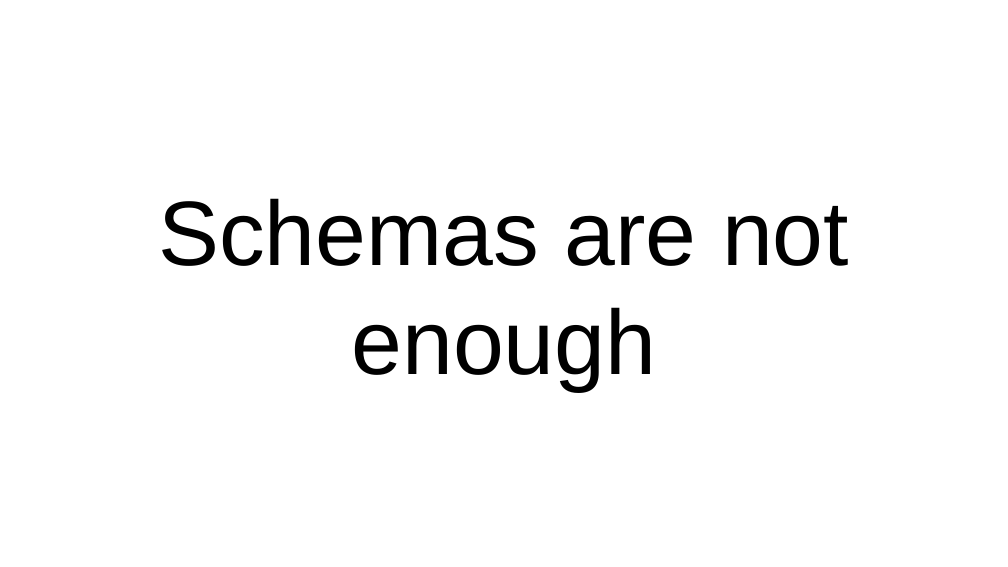
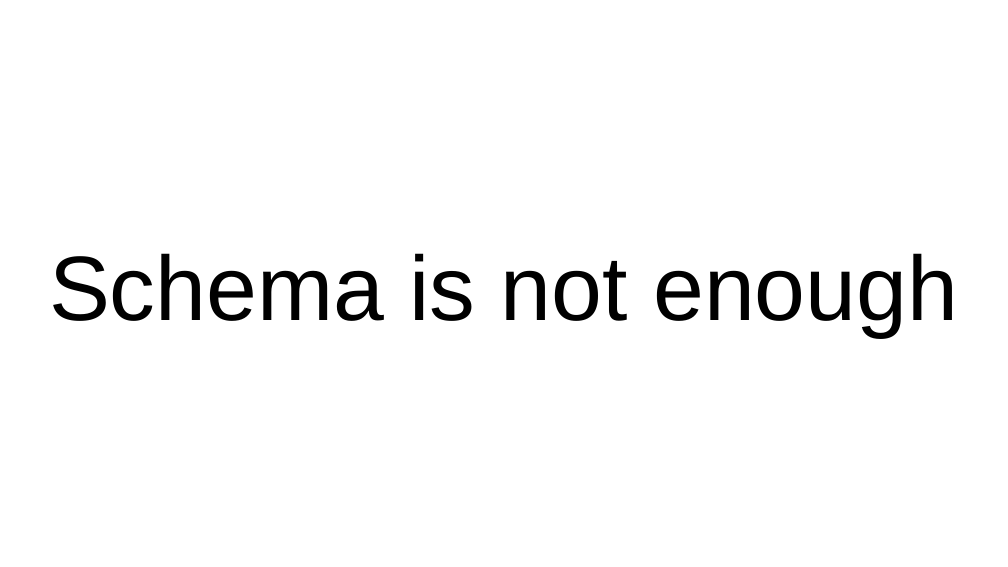
Before and after one commit to tebeka/talks, a slide deck: slide 19 of data-management/data-management.odp. Drawn at 1008x567 pixels with LibreOffice and Linux fonts; fonts in the diff are those of the drawing. Boxes give left, top, right and bottom in pixels: in the first picture for what was removed or moved away, otherwise in the second. Text is boxed around its words. In the diff, an @@ line names an element or a change of style, - is before the commit and + after.

```diff
--- a/data-management/data-management.odp
+++ b/data-management/data-management.odp
@@ title at [49, 253, 958, 336]: text changed @@
-Schemas are not enough
+Schema is not enough
```
Also in this commit, not shown: 4 other slides changed, 5 slides added, 1 slide removed.
